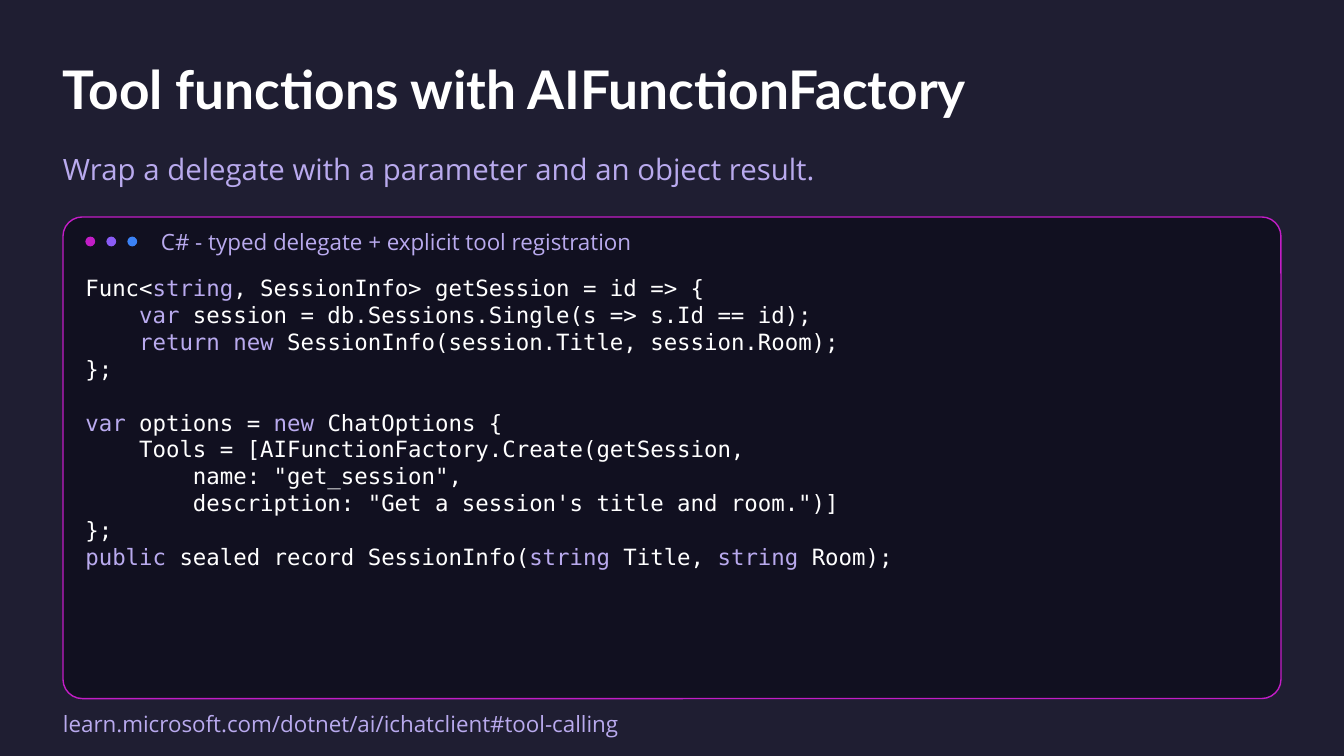
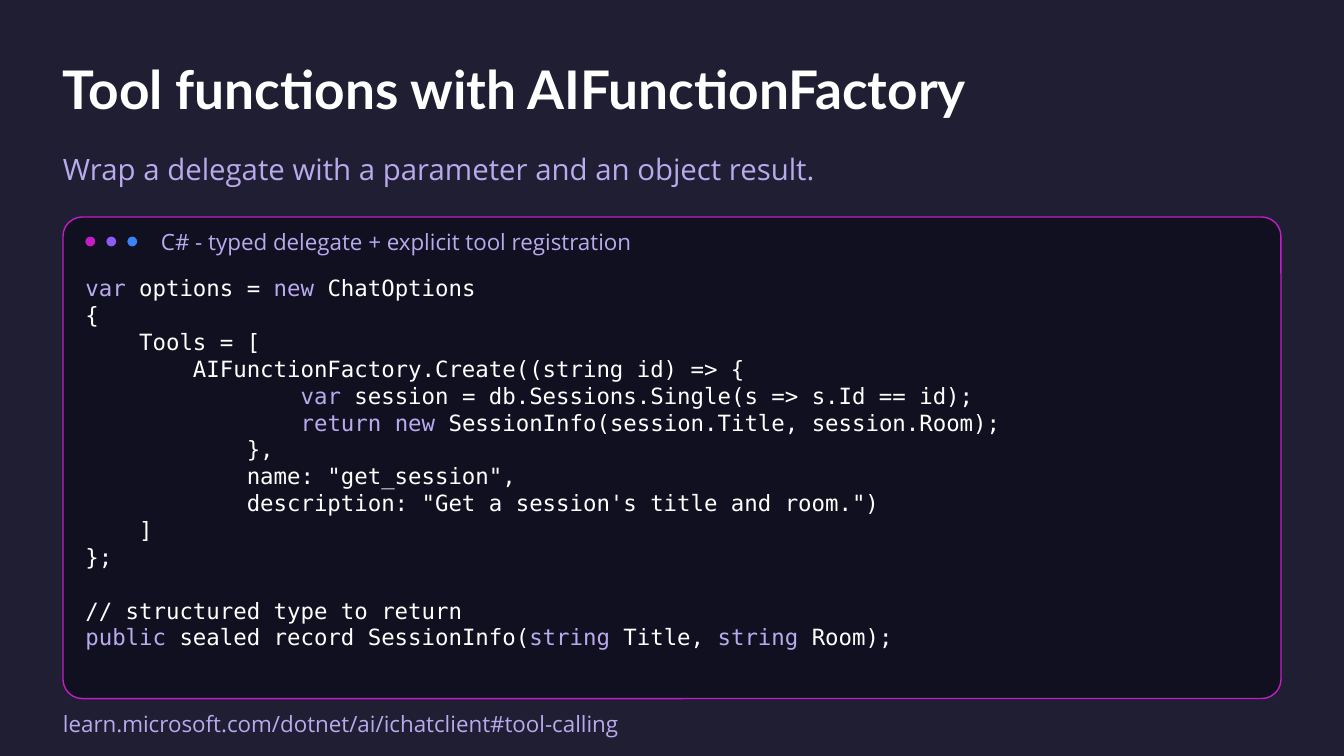
Before and after one commit to mattleibow/dotnetconf2026, a slide deck: slide 24 of slides.pptx. Drawn at 1344x756 pixels with LibreOffice and Linux fonts; fonts in the diff are those of the drawing. Boxes give left, top, right and bottom in pixels: in the first picture for what was removed or moved away, otherwise in the second. Text is boxed around its words. In the diff, an @@ line names an element or a change of style, - is before the commit and + after.

```diff
--- a/slides.pptx
+++ b/slides.pptx
@@ text at <box>85,279,677,382</box>: text changed @@
-Func<string, SessionInfo> getSession = id => {
+var options = new ChatOptions
+{
+Tools = [
+AIFunctionFactory.Create((string id) => {
@@ text at <box>247,467,879,516</box>: paragraphs added @@
+},
+name: "get_session",
+description: "Get a session's title and room.")
+]
@@ text at <box>126,602,462,624</box>: text changed @@
-var options = new ChatOptions {
-Tools = [AIFunctionFactory.Create(getSession,
-name: "get_session",
-description: "Get a session's title and room.")]
-};
+// structured type to return
```
Also in this commit, not shown: 3 other slides changed.
